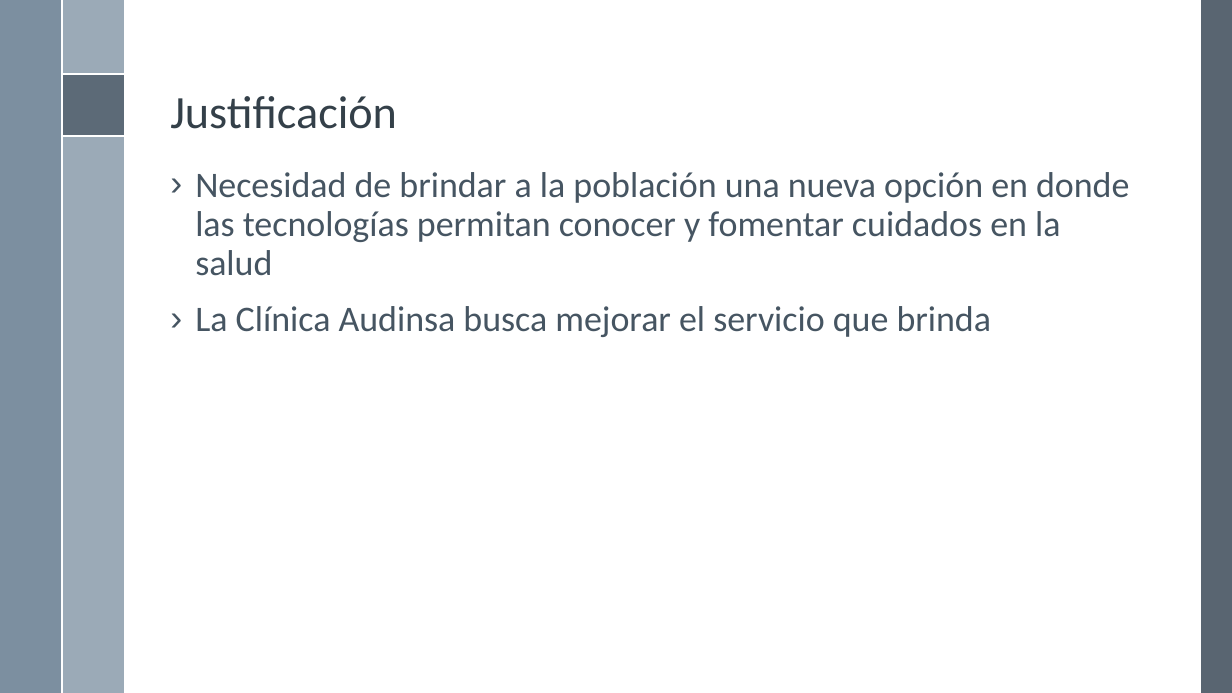
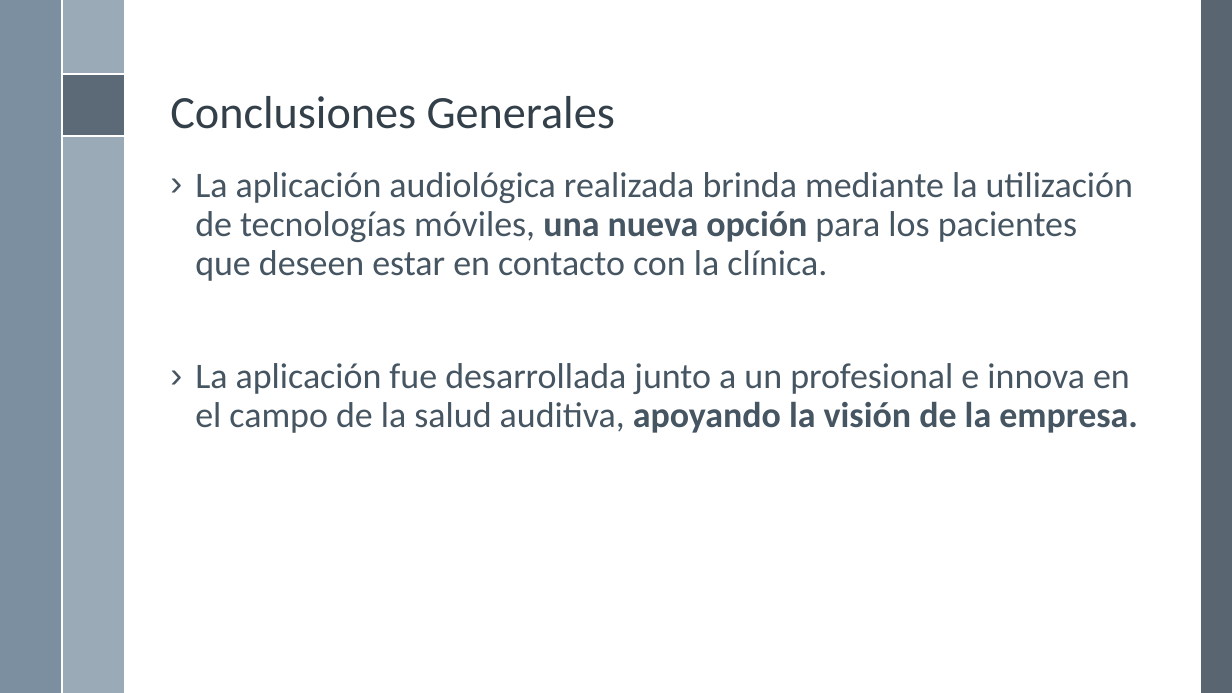
Before and after one commit to rbaltodanog/audinsaapp, a slide deck: slide 37 of documentacion/presentacion/Presentación.pptx (slide 10 before the commit). Drawn at 1232x693 pixels with LibreOffice and Linux fonts; fonts in the diff are those of the drawing; background and template pictures are left out. Boxes give left, top, right and bottom in pixels: in the first picture for what was removed or moved away, otherwise in the second. Text is boxed around its words. In the diff, an @@ line names an element or a change of style, - is before the commit and + after.

```diff
--- a/documentacion/presentacion/Presentación.pptx
+++ b/documentacion/presentacion/Presentación.pptx
@@ title at box(170, 96, 615, 129): text changed @@
-Justificación
+Conclusiones Generales
@@ text at box(195, 172, 1138, 433): text changed @@
-› Necesidad de brindar a la población una nueva opción en donde las tecnologías permitan conocer y fomentar cuidados en la salud
-› La Clínica Audinsa busca mejorar el servicio que brinda
+› La aplicación audiológica realizada brinda mediante la utilización de tecnologías móviles, una nueva opción para los pacientes que deseen estar en contacto con la clínica.
+› La aplicación fue desarrollada junto a un profesional e innova en el campo de la salud auditiva, apoyando la visión de la empresa.
```
Also in this commit, not shown: 15 other slides changed, 25 slides added, 2 slides removed.
